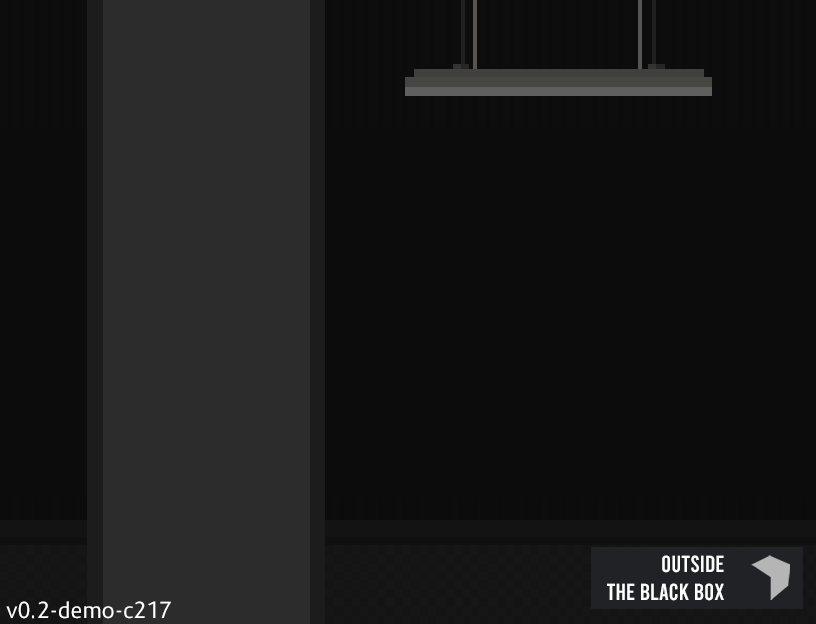
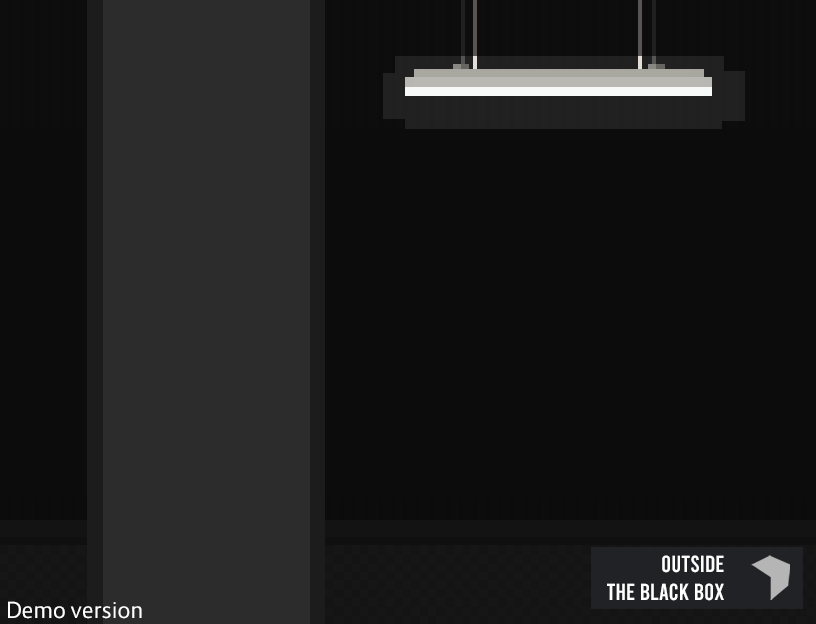
Before/after of a 816 x 624 layered artwork. What changed in the layer stack:
renamed "v0.2-demo-c217" to "Demo version", painted on it over [6, 601, 171, 619]
showed "Light on" over [383, 56, 745, 129]
